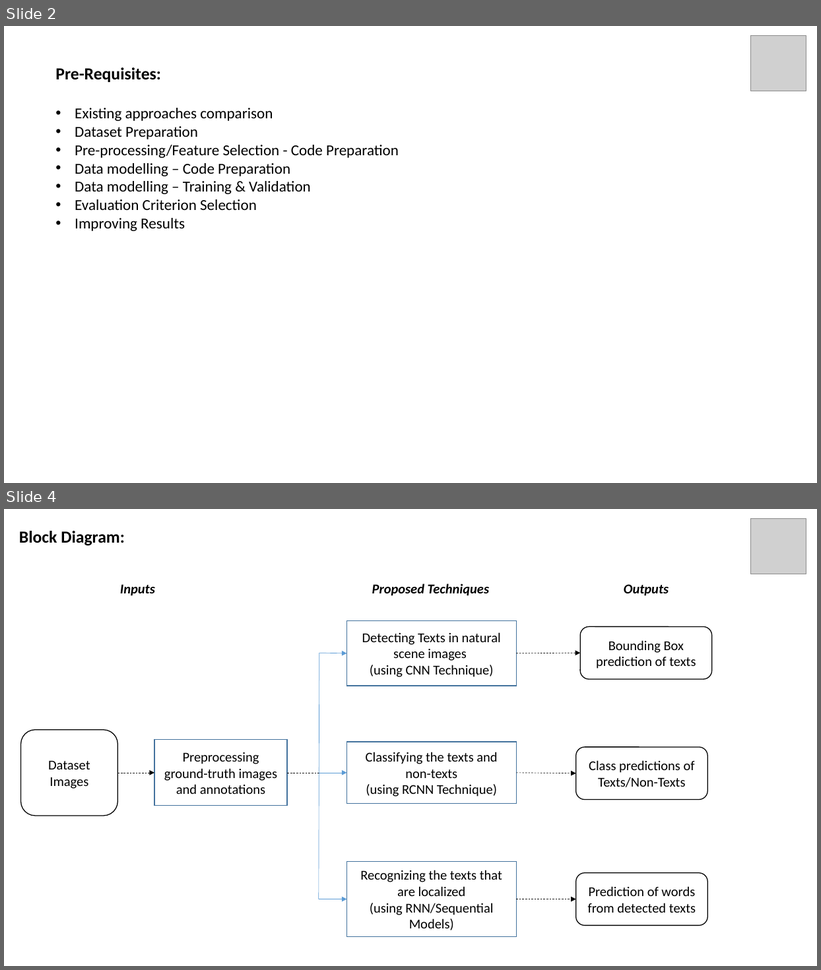
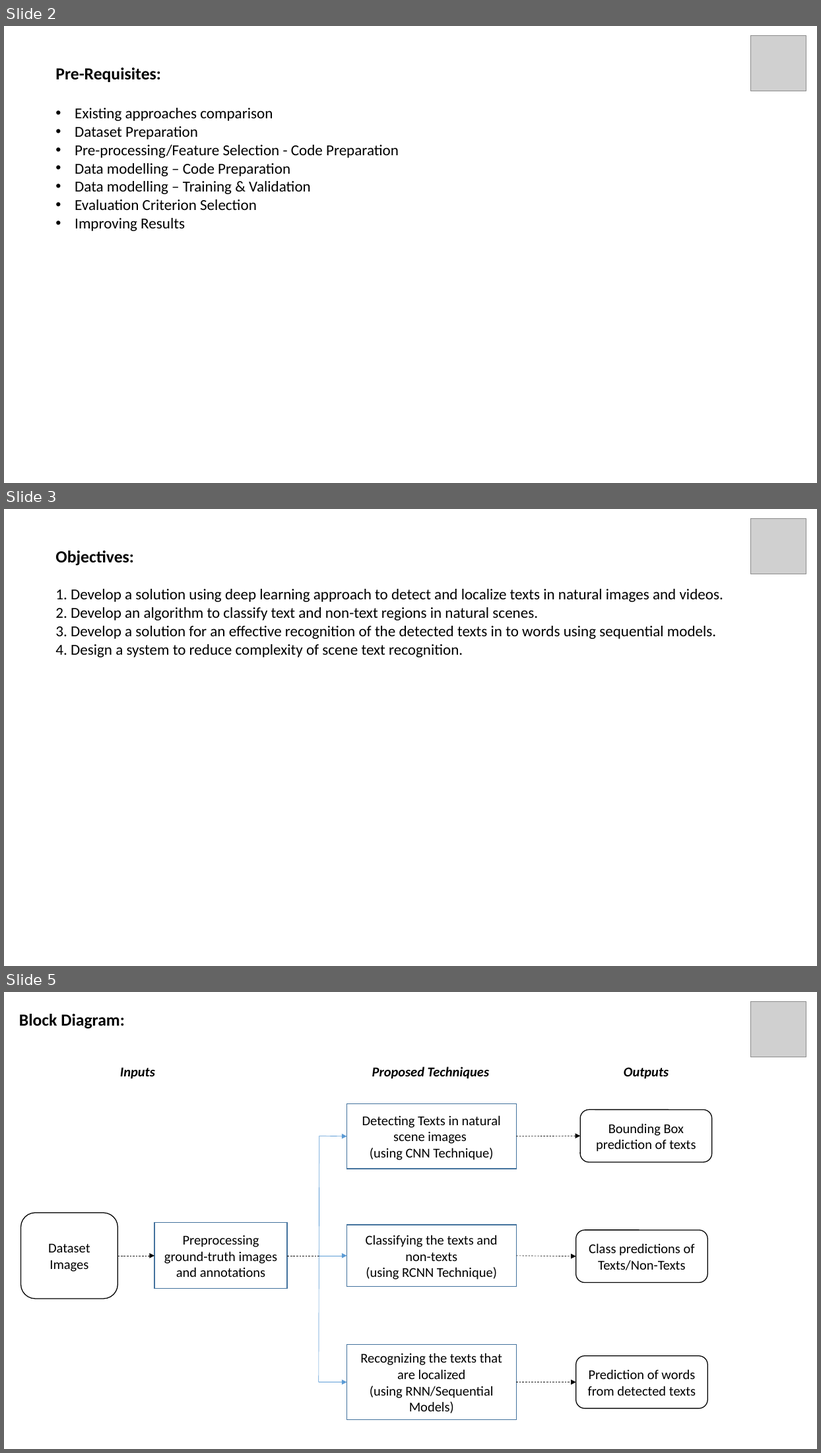
Before and after one commit to GustovalleyTechnovations/Text-Segmentation, a slide deck: Documents/Study/Project_Presentation.pptx. Shown one above the other, each under a label of ours: slides 2 and 4 before the commit, slides 2, 3 and 5 after it; the slides between them are not shown. The pictures are 821x970 and 821x1453 pixels, drawn with LibreOffice and Linux fonts; fonts in the diff are those of the drawing; grey boxes stand for pictures. Boxes give left, top, right and bottom in pixels: in the first picture for what was removed or moved away, otherwise in the second. Text is boxed around its words. In the diff, an @@ line names an element or a change of style, - is before the commit and + after.

Commit message:
Project ppt and Ref images has been updated.

```diff
--- a/Documents/Study/Project_Presentation.pptx
+++ b/Documents/Study/Project_Presentation.pptx
@@ slide 3 added at <box>4,509,817,966</box>, background #FFFFFF @@
@@ picture added at <box>751,518,807,574</box> @@
@@ text added at <box>55,551,723,657</box>, 18 pt, text #000000 @@
+Objectives:
+1. Develop a solution using deep learning approach to detect and localize texts in natural images and videos.
+2. Develop an algorithm to classify text and non-text regions in natural scenes.
+3. Develop a solution for an effective recognition of the detected texts in to words using sequential models.
+4. Design a system to reduce complexity of scene text recognition.
@@ what was slide 4 is now slide 5 @@
```
Also in this commit, not shown: 5 slides changed, 9 other slides added, 9 other files.
